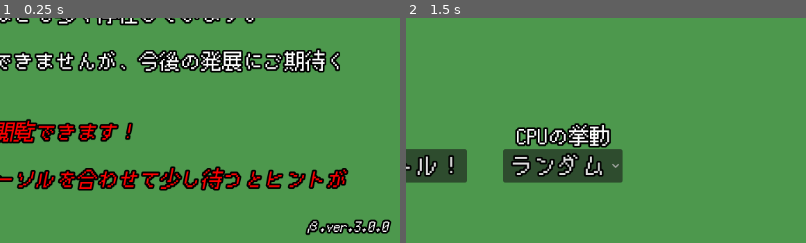
Above: before the commit, frames 1-2 (left to right).
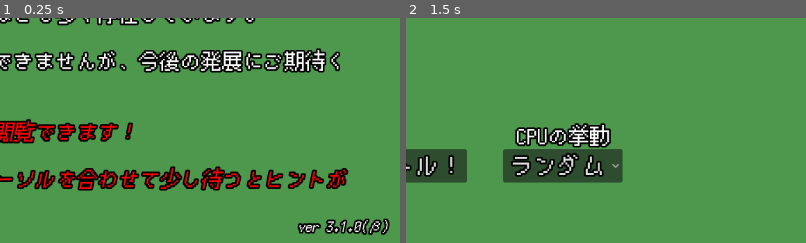
Above: after the commit, the same moments.

Repository: aomushi0710/battle_game
Game: Godot game, scene res://メインシーン.tscn
Two runs of this game, one before a commit and one after it. Both use one fixed random seed, a clock stepped at 60 frames per second and the inputs below.
Inputs (mouse positions are % of the whole screen's width and height, from its top left):
- Up to frame 1 (0.25 s): no input
- Up to frame 2 (1.5 s): click "コンピューター戦" at 0.5 s; click (25, 4) at 1.27 s; type "Alex" at 1.35 s
The pictures show only the part of the screen within x 49-99%, y 48-98%; the shares and areas given below are measured in that part.

The runs differ from the first frame. In frame 1, 1.1% of the frame differs, in the area x 74-98%, y 88-97%; in frame 2, nothing differs.

Commit message:
微修正
・version表示修正
・SPDバフデバフ実装(テストプレイなし)

Diff:
--- /dev/null
+++ b/ability/SPD_DOWN.tres
@@ -0,0 +1,20 @@
+[gd_resource type="Resource" script_class="Ability" load_steps=2 format=3 uid="uid://c8i4aj04pf5jp"]
+
+[ext_resource type="Script" uid="uid://n6604vih5t55" path="res://resource/ability.gd" id="1_exehr"]
+
+[resource]
+script = ExtResource("1_exehr")
+category = 0
+ailment = 0
+buff = 0
+debuff = 0
+healing = 0
+steal = 0
+critical = 0
+additional = 0
+percentage = 0
+evolution = 0
+name = ""
+range = 0
+trigger = 0
+metadata/_custom_type_script = "uid://n6604vih5t55"
--- /dev/null
+++ b/action/蝕む炎.tres
@@ -0,0 +1,24 @@
+[gd_resource type="Resource" script_class="Action" load_steps=4 format=3 uid="uid://c2fwwj5tmc1ek"]
+
+[ext_resource type="Script" uid="uid://n6604vih5t55" path="res://resource/ability.gd" id="1_yghvu"]
+[ext_resource type="Script" uid="uid://0hbknewd53sh" path="res://resource/element.gd" id="2_5f2m2"]
+[ext_resource type="Script" uid="uid://nd5of0c4w8pr" path="res://resource/action.gd" id="3_cjvpk"]
+
+[resource]
+script = ExtResource("3_cjvpk")
+id = 0
+name = ""
+aka = ""
+element = Array[ExtResource("2_5f2m2")]([])
+max_chance = 0
+power = 0
+mp = 0
+range = 0
+damage_type = 0
+touch = false
+ability = Array[ExtResource("1_yghvu")]([])
+ability_chance = Array[int]([])
+ability_power = Array[int]([])
+ability_range = Array[int]([])
+description = ""
+metadata/_custom_type_script = "uid://nd5of0c4w8pr"
--- /dev/null
+++ b/effect/SPD_DOWN.tres
@@ -0,0 +1,14 @@
+[gd_resource type="Resource" script_class="Effect" load_steps=2 format=3 uid="uid://bb26nysbdh655"]
+
+[ext_resource type="Script" uid="uid://bfhndlr5f1snc" path="res://resource/effect.gd" id="1_0qtnd"]
+
+[resource]
+script = ExtResource("1_0qtnd")
+category = 0
+ailment = 0
+buff = 0
+debuff = 0
+name = ""
+power = 0.0
+log = ""
+metadata/_custom_type_script = "uid://bfhndlr5f1snc"
--- a/メインシーン.gd
+++ b/メインシーン.gd
@@ -2,6 +2,7 @@
 
 func _ready() -> void:
 	Global.deck_creator(Global.enemy_deck)
+	$version.text = "[i]%s [/i]" % Global.VERSION_TEXT
 
 
 func _on_button_pressed():
--- a/メインシーン.tscn
+++ b/メインシーン.tscn
@@ -102,13 +102,14 @@
 
 [node name="version" type="RichTextLabel" parent="."]
 z_index = -1
-offset_left = 1000.0
+offset_left = 973.0
 offset_top = 600.0
 offset_right = 1130.0
 offset_bottom = 630.0
 theme = ExtResource("4_lf3g1")
 bbcode_enabled = true
-text = "[i]β.ver.3.0.0[/i]"
+text = "[i]β.ver.3.0.0[/i] "
+horizontal_alignment = 2
 
 [connection signal="pressed" from="Button" to="." method="_on_button_pressed"]
 [connection signal="toggled" from="help" to="help" method="_on_toggled"]
